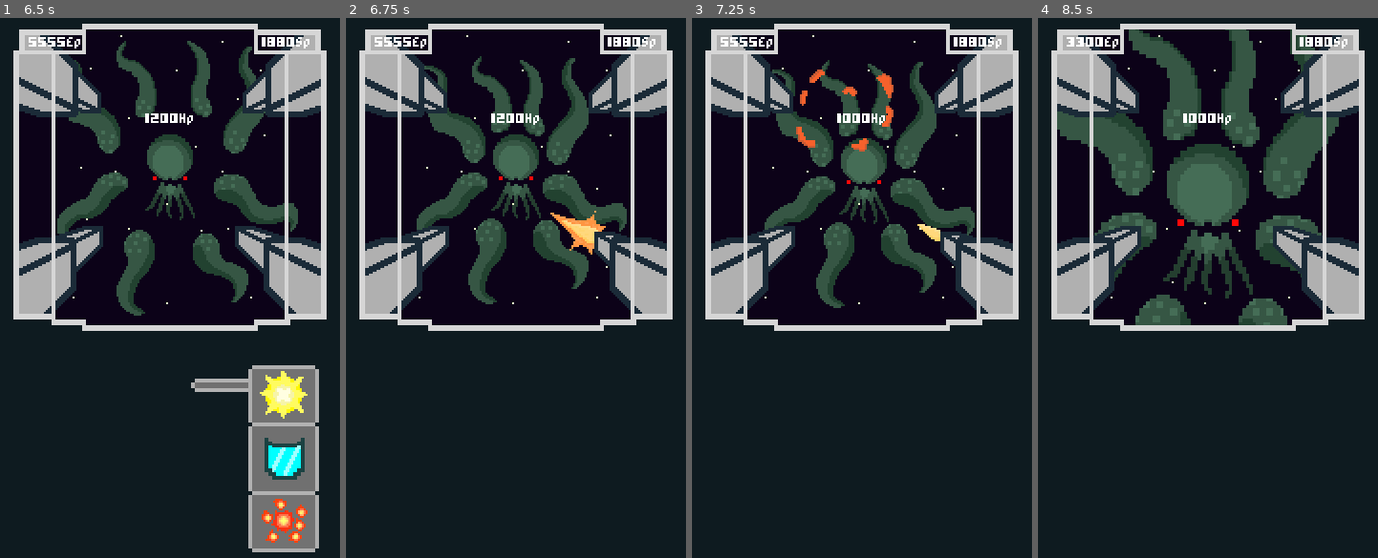
Above: before the commit, frames 1-4 (left to right).
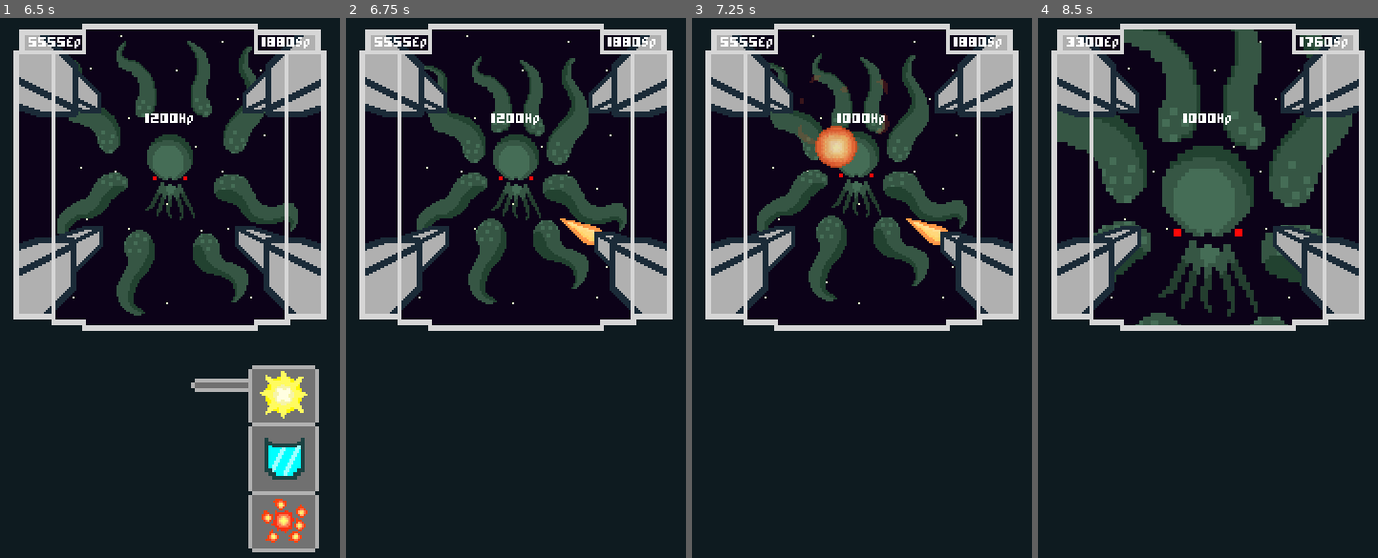
Above: after the commit, the same moments.

Repository: Razzf/SpaceRpg
Game: Godot game, scene res://Scenes/Battle.tscn
Two runs of this game, one before a commit and one after it. Both use one fixed random seed, a clock stepped at 60 frames per second and the inputs below. The project has no main scene, so this scene is started directly.
Inputs (mouse positions are in pixels of both pictures, inside the frame that each line leads up to):
- Up to frame 1 (6.5 s): click "Pass" at 0.5 s; tap Enter at 2 s; click "Weapons" at 4.25 s; click (282, 396) at 5 s; click "Ok" at 5.75 s
- Up to frame 2 (6.75 s): click (628, 520) at 6.5 s
- Up to frame 3 (7.25 s): no input
- Up to frame 4 (8.5 s): no input

Frame 1 is identical in both runs. In frame 2, 0.3% of the frame differs, in the area x 60-77%, y 35-44%; in frame 3, 7.2%, in the area x 19-84%, y 6-54%; in frame 4, 7.1%.

Commit message:
anim improved explosion 2

Diff:
--- a/Scenes/ShootingScenes/Explosive Shot.tscn
+++ b/Scenes/ShootingScenes/Explosive Shot.tscn
@@ -11,9 +11,9 @@
 spawn_range_y = 20.842
 
 [node name="animExplosion" parent="." index="0"]
-playback_speed = 6.04
+playback_speed = 7.0
 
 [node name="Sprite" parent="." index="1"]
-self_modulate = Color( 1, 1, 1, 1 )
+self_modulate = Color( 1, 1, 1, 0.884633 )
 texture = ExtResource( 3 )
 frame = 0
--- a/Scenes/SpaceShip.tscn
+++ b/Scenes/SpaceShip.tscn
@@ -83,7 +83,7 @@
 valign = 1
 
 [node name="AnimationPlayer" type="AnimationPlayer" parent="."]
-playback_speed = 2.47
+playback_speed = 3.0
 anims/attack = SubResource( 1 )
 [connection signal="Energy_Changed" from="." to="StatsContainer" method="_on_SpaceShip_Energy_Changed"]
 [connection signal="Shield_Changed" from="." to="StatsContainer" method="_on_SpaceShip_Shield_Changed"]
